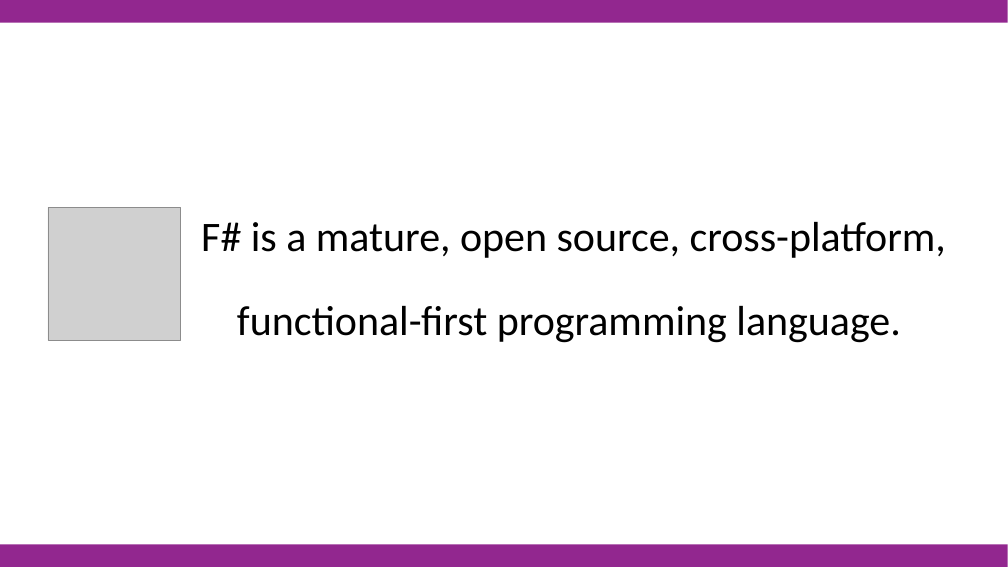
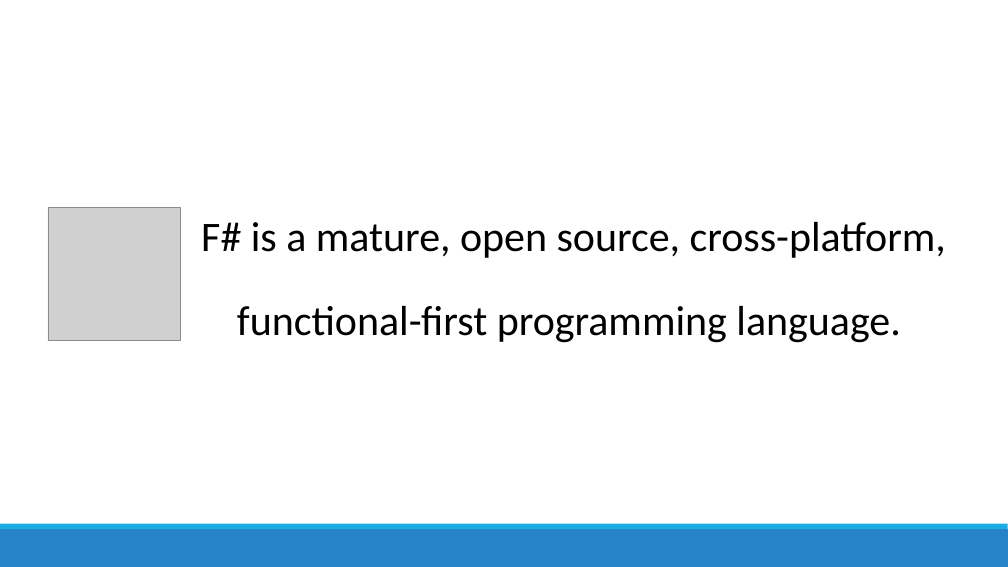
Before and after one commit to jorgef/fsharpworkshop, a slide deck: slide 10 of FSharpWorkshop_Slides.pptx (slide 12 before the commit). Drawn at 1008x567 pixels with LibreOffice and Linux fonts; fonts in the diff are those of the drawing; grey boxes stand for pictures. Boxes give left, top, right and bottom in pixels: in the first picture for what was removed or moved away, otherwise in the second. Text is boxed around its words. In the diff, an @@ line names an element or a change of style, - is before the commit and + after.

```diff
--- a/FSharpWorkshop_Slides.pptx
+++ b/FSharpWorkshop_Slides.pptx
@@ rectangle removed at <box>0,0,1008,23</box> @@
@@ rectangle: place and size @@
-rectangle at <box>0,544,1008,567</box>
+rectangle at <box>0,529,1008,567</box>
@@ rectangle at <box>0,529,1008,567</box>: fill #92278F to #2683C6 @@
@@ rectangle added at <box>0,524,1008,529</box>, fill #1CADE4 @@
```
Also in this commit, not shown: 80 other slides changed, 2 slides added, 5 slides removed, 1 other file.
